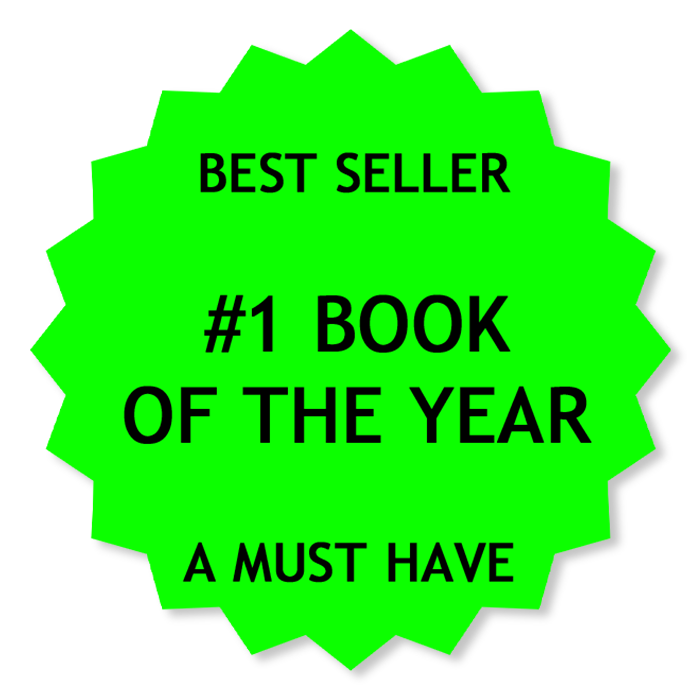
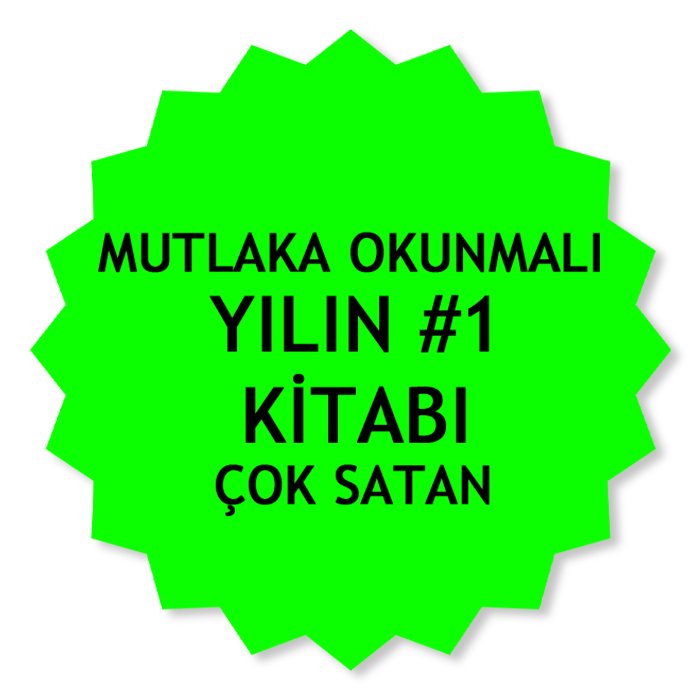
Revision of a layered 700 × 700 image; what changed, layer by layer:
painted on "Sticker 3" over [left=97, top=152, right=601, bottom=583]
